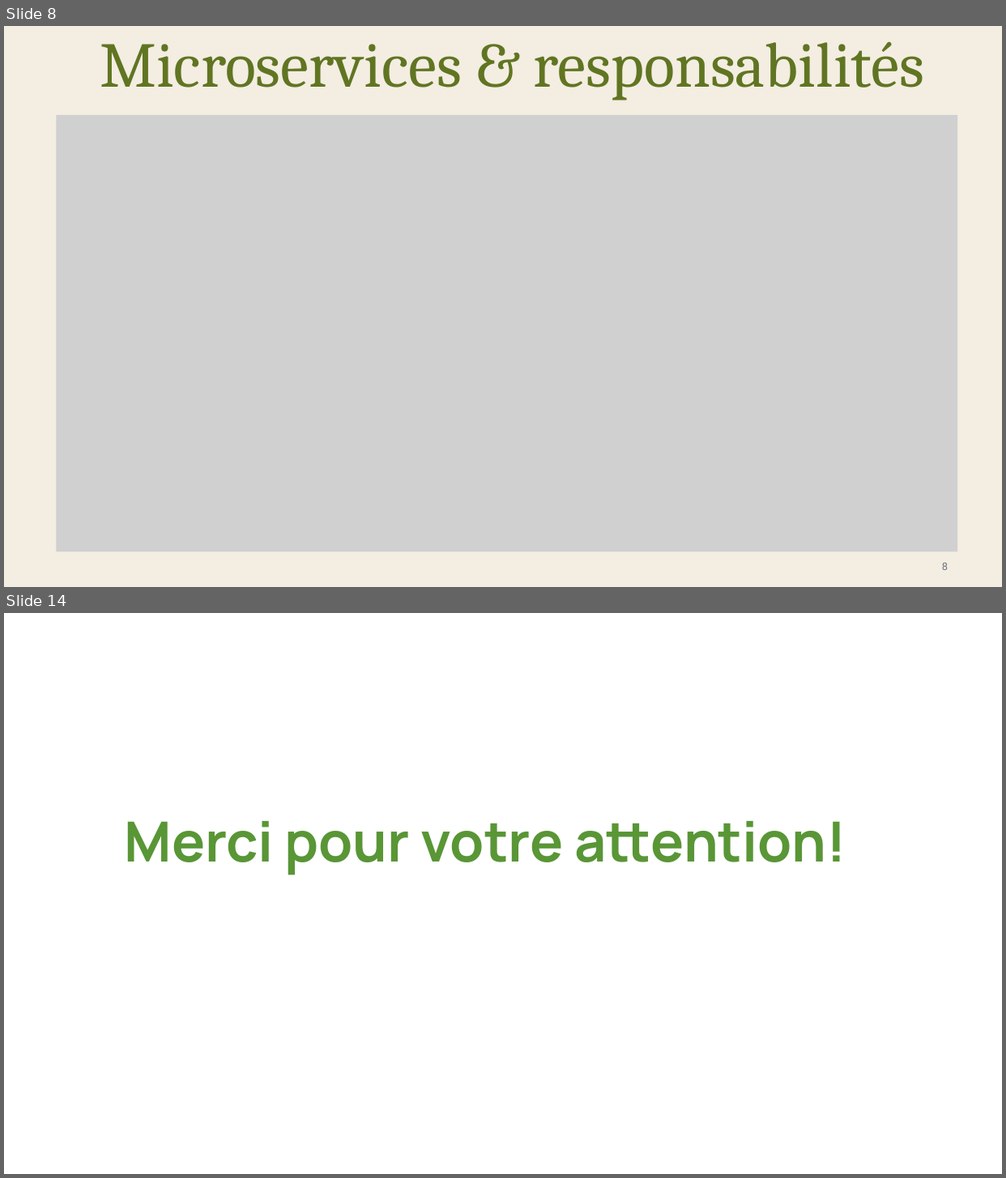
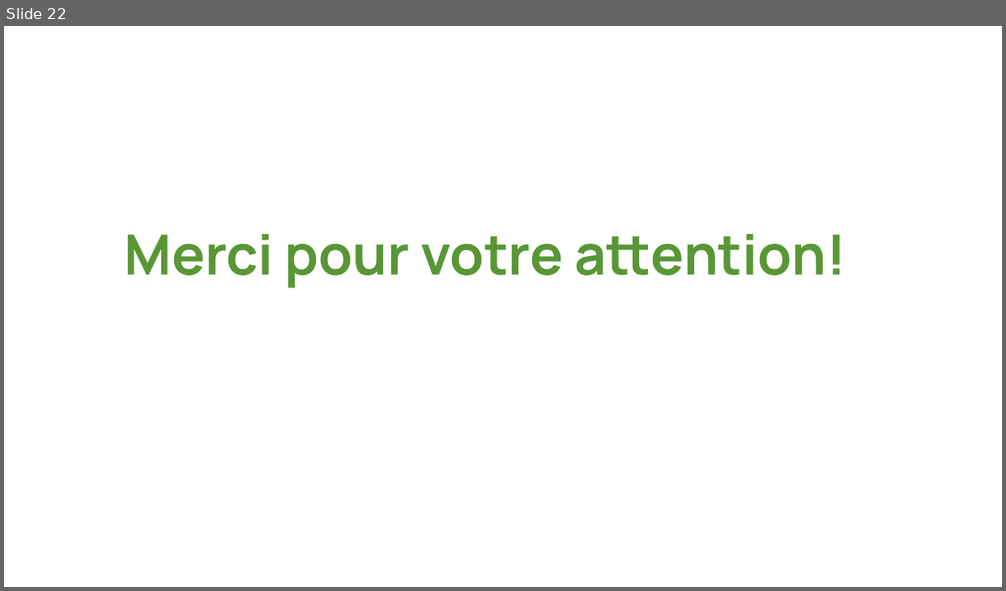
Before and after one commit to meriambouzaffara/AgriLink-4DAS_I3, a slide deck: Documentation/Presentation/Presentation_AgriLink.pptx. Shown one above the other, each under a label of ours: slides 8 and 14 before the commit, slide 22 after it; the slides between them are not shown. The pictures are 1006x1178 and 1006x591 pixels, drawn with LibreOffice and Linux fonts; fonts in the diff are those of the drawing; grey boxes stand for pictures; background and template pictures are left out. Boxes give left, top, right and bottom in pixels: in the first picture for what was removed or moved away, otherwise in the second. Text is boxed around its words. In the diff, an @@ line names an element or a change of style, - is before the commit and + after.

```diff
--- a/Documentation/Presentation/Presentation_AgriLink.pptx
+++ b/Documentation/Presentation/Presentation_AgriLink.pptx
@@ slide 8 removed at [4, 26, 1002, 587], background #F4EDE2 @@
@@ text removed at [100, 41, 924, 101] @@
-Microservices & responsabilités
@@ picture removed at [56, 115, 957, 552] @@
@@ text removed at [942, 563, 948, 570] @@
-8
@@ what was slide 14 is now slide 22 @@
```
Also in this commit, not shown: 5 slides changed, 16 slides added, 7 other slides removed, 1 other file.
